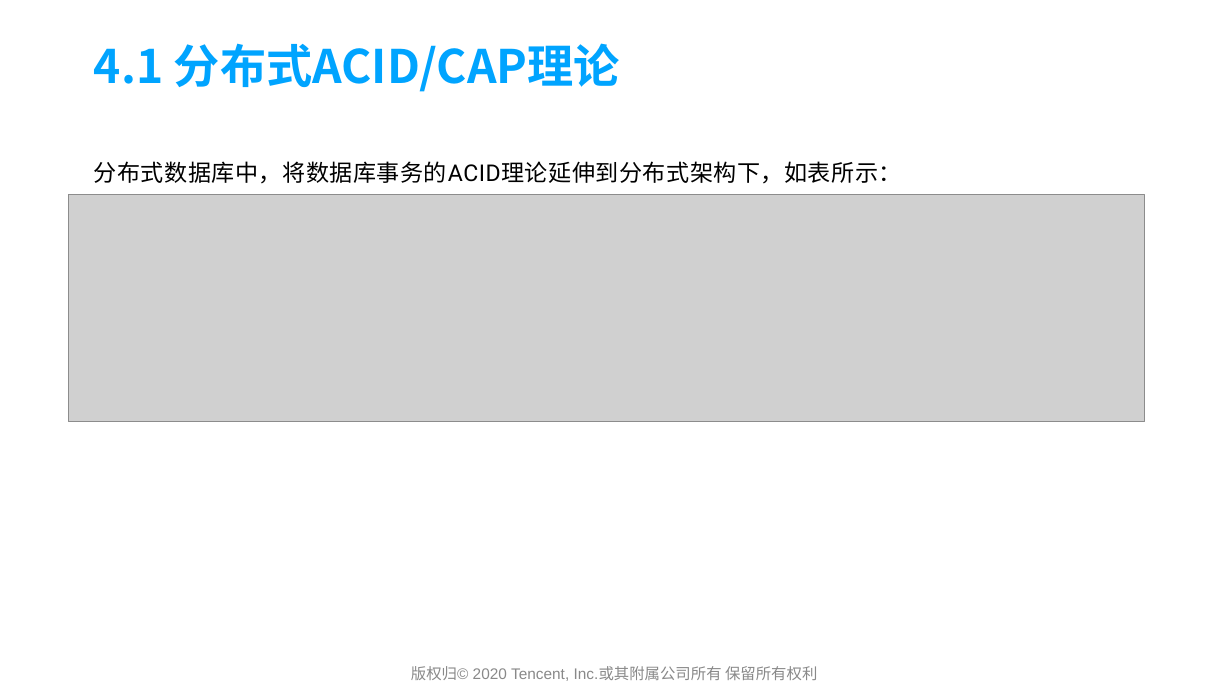
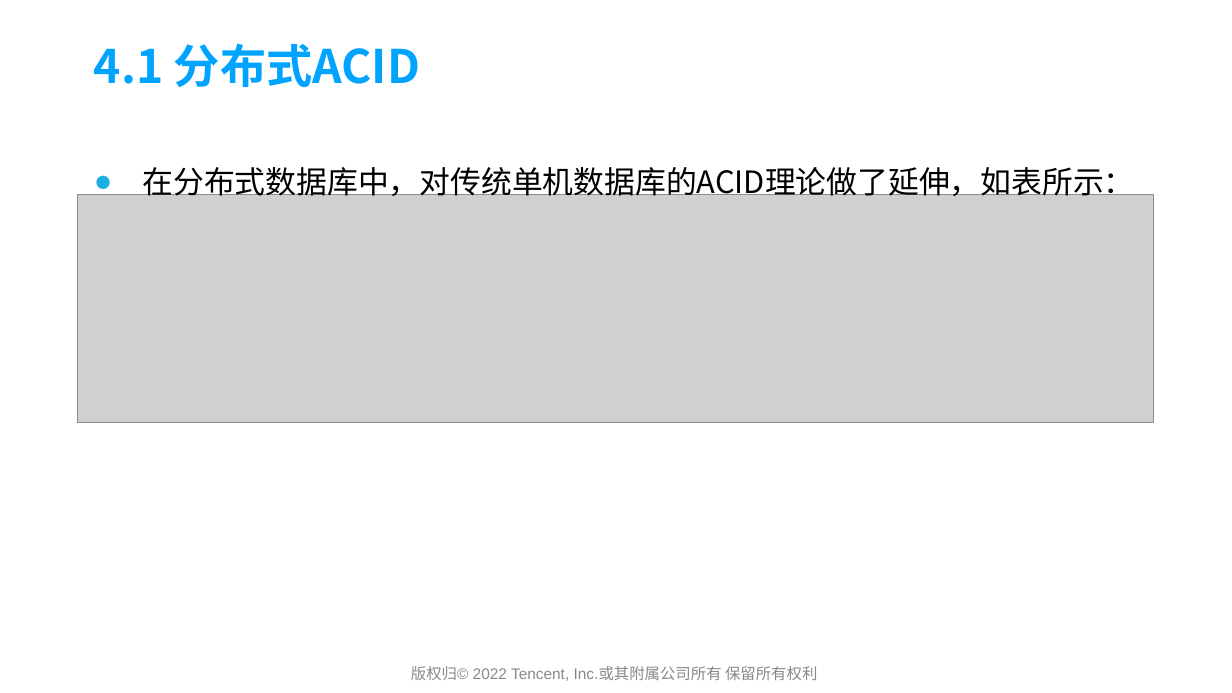
Before and after one commit to yedushusheng/mysql-learning, a slide deck: slide 19 of 28. OLTP/GoldenDB产品简介及架构解析.pptx. Drawn at 1232x693 pixels with LibreOffice and Linux fonts; fonts in the diff are those of the drawing; grey boxes stand for pictures; background and template pictures are left out. Boxes give left, top, right and bottom in pixels: in the first picture for what was removed or moved away, otherwise in the second. Text is boxed around its words. In the diff, an @@ line names an element or a change of style, - is before the commit and + after.

```diff
--- a/28. OLTP/GoldenDB产品简介及架构解析.pptx
+++ b/28. OLTP/GoldenDB产品简介及架构解析.pptx
@@ title at [94, 43, 420, 87]: text changed @@
-4.1 分布式ACID/CAP理论
+4.1 分布式ACID
@@ text at [142, 167, 1134, 202]: text changed; size 18 to 24 pt; font Roboto to Noto Sans CJK SC @@
-分布式数据库中，将数据库事务的ACID理论延伸到分布式架构下，如表所示：
+● 在分布式数据库中，对传统单机数据库的ACID理论做了延伸，如表所示：
@@ picture: place and size @@
-picture at [68, 195, 1145, 422]
+picture at [78, 195, 1154, 422]
@@ text at [411, 666, 817, 681]: text changed @@
-版权归© 2020 Tencent, Inc.或其附属公司所有 保留所有权利
+版权归© 2022 Tencent, Inc.或其附属公司所有 保留所有权利
```
Also in this commit, not shown: 48 other slides changed, 3 slides added.
